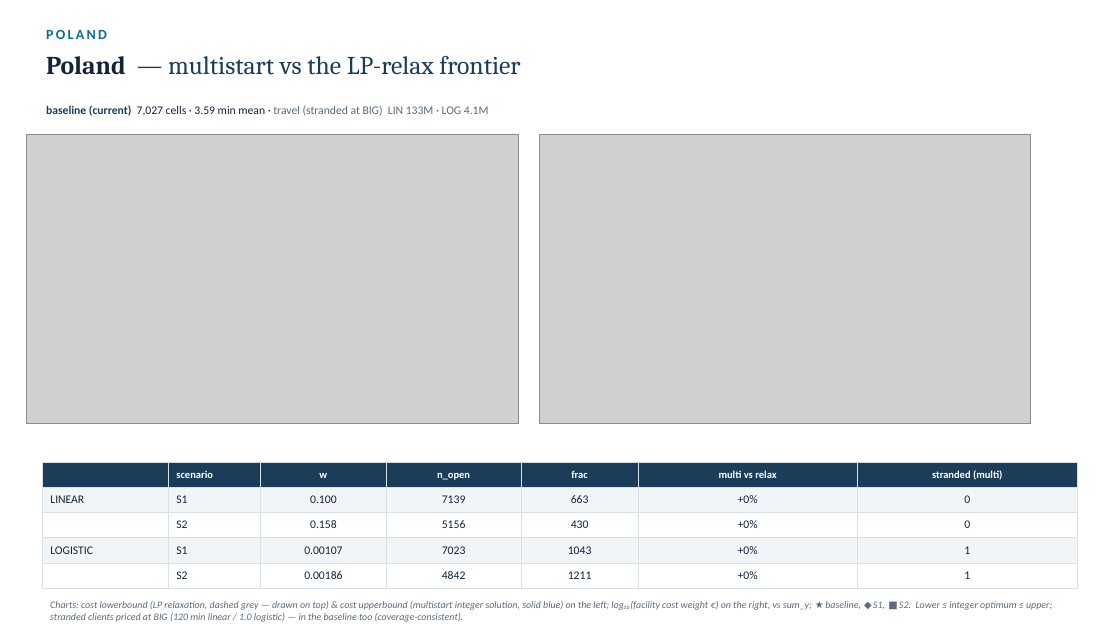
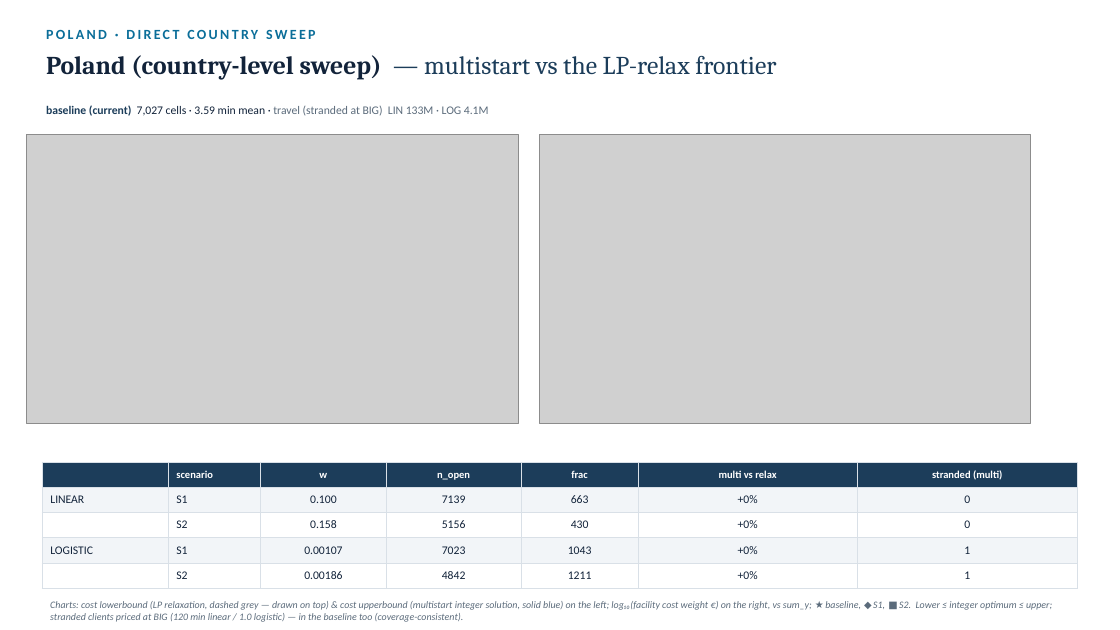
Before and after one commit to ObjectVision/NetworkModel_EU, a slide deck: slide 30 of doc/lambda_sweep5.pptx. Drawn at 1120x630 pixels with LibreOffice and Linux fonts; fonts in the diff are those of the drawing; grey boxes stand for pictures. Boxes give left, top, right and bottom in pixels: in the first picture for what was removed or moved away, otherwise in the second. Text is boxed around its words. In the diff, an @@ line names an element or a change of style, - is before the commit and + after.

```diff
--- a/doc/lambda_sweep5.pptx
+++ b/doc/lambda_sweep5.pptx
@@ text at box(46, 55, 776, 80): text changed @@
-Poland — multistart vs the LP-relax frontier
+Poland (country-level sweep) — multistart vs the LP-relax frontier
@@ text at box(46, 30, 316, 39): text changed @@
-POLAND
+POLAND · DIRECT COUNTRY SWEEP
```
Also in this commit, not shown: 4 other slides changed, 17 other files.
